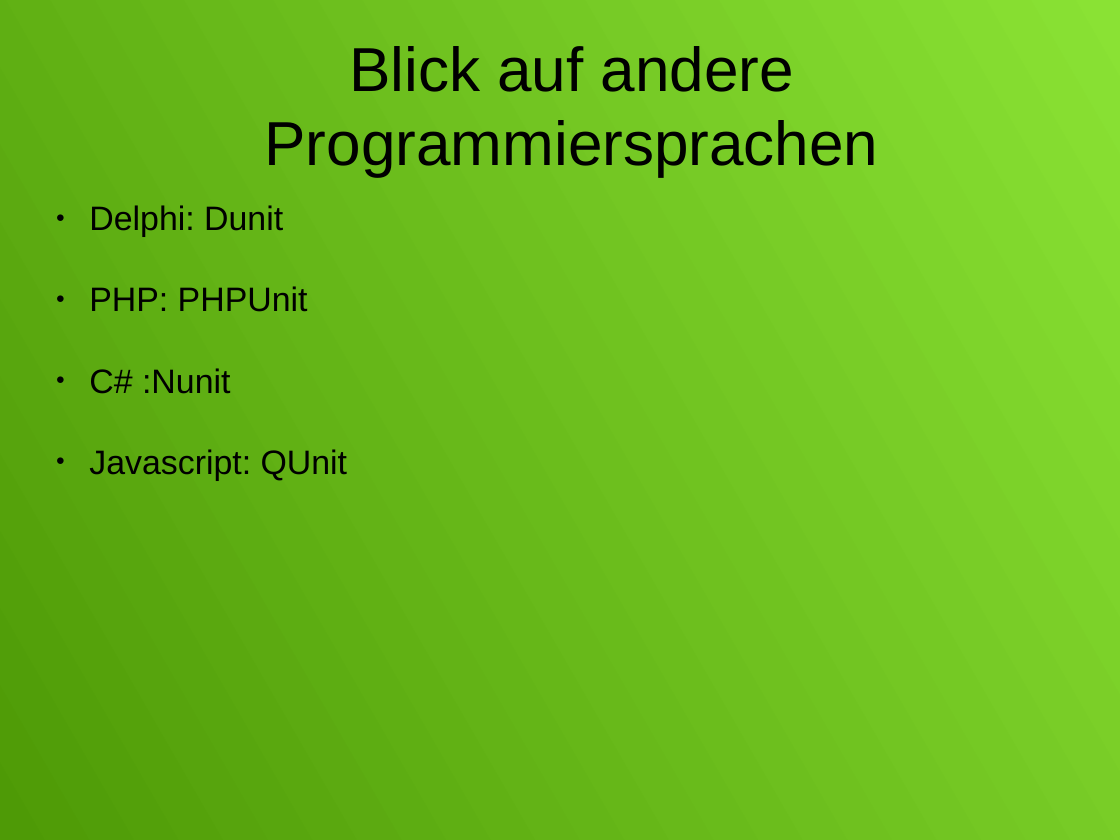
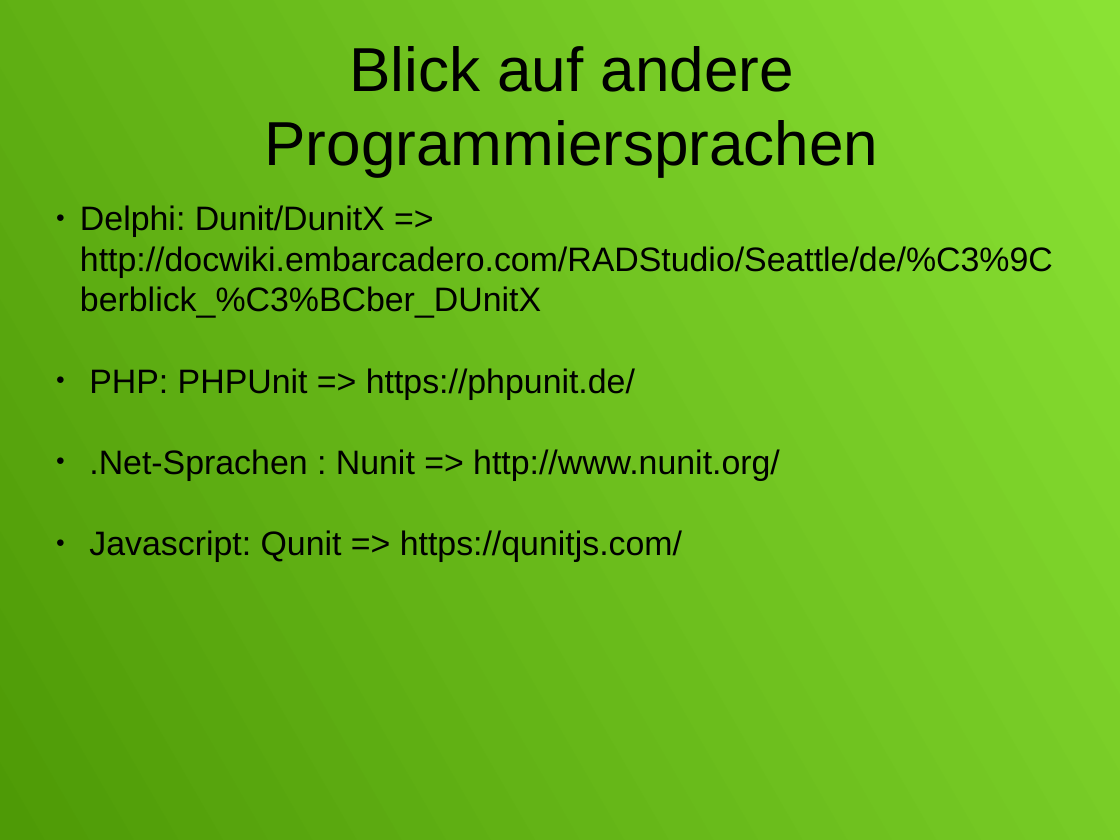
Before and after one commit to ChristianMarzianGithub/JUnitVortrag, a slide deck: slide 7 of JUnit.odp. Drawn at 1120x840 pixels with LibreOffice and Linux fonts; fonts in the diff are those of the drawing. Boxes give left, top, right and bottom in pixels: in the first picture for what was removed or moved away, otherwise in the second. Text is boxed around its words. In the diff, an @@ line names an element or a change of style, - is before the commit and + after.

```diff
--- a/JUnit.odp
+++ b/JUnit.odp
@@ subtitle at (80, 205, 1053, 562): text changed @@
-● Delphi: Dunit
-● PHP: PHPUnit
-● C# :Nunit
-● Javascript: QUnit
+● Delphi: Dunit/DunitX => http://docwiki.embarcadero.com/RADStudio/Seattle/de/%C3%9Cberblick_%C3%BCber_DUnitX
+● PHP: PHPUnit => https://phpunit.de/
+● .Net-Sprachen : Nunit => http://www.nunit.org/
+● Javascript: Qunit => https://qunitjs.com/
```
Also in this commit, not shown: 1 slide added.
